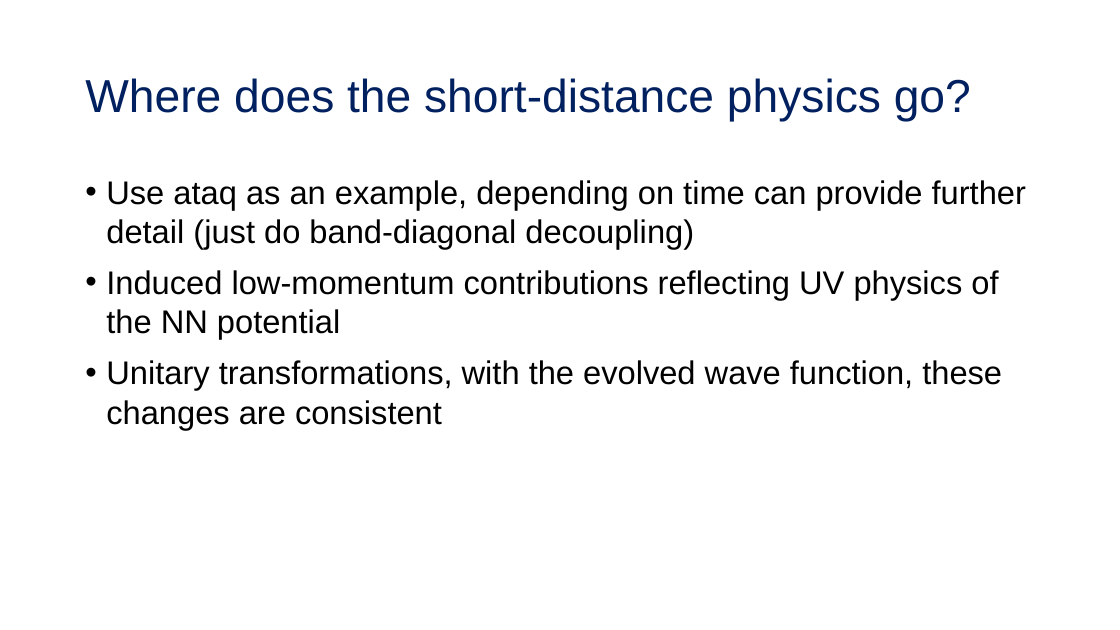
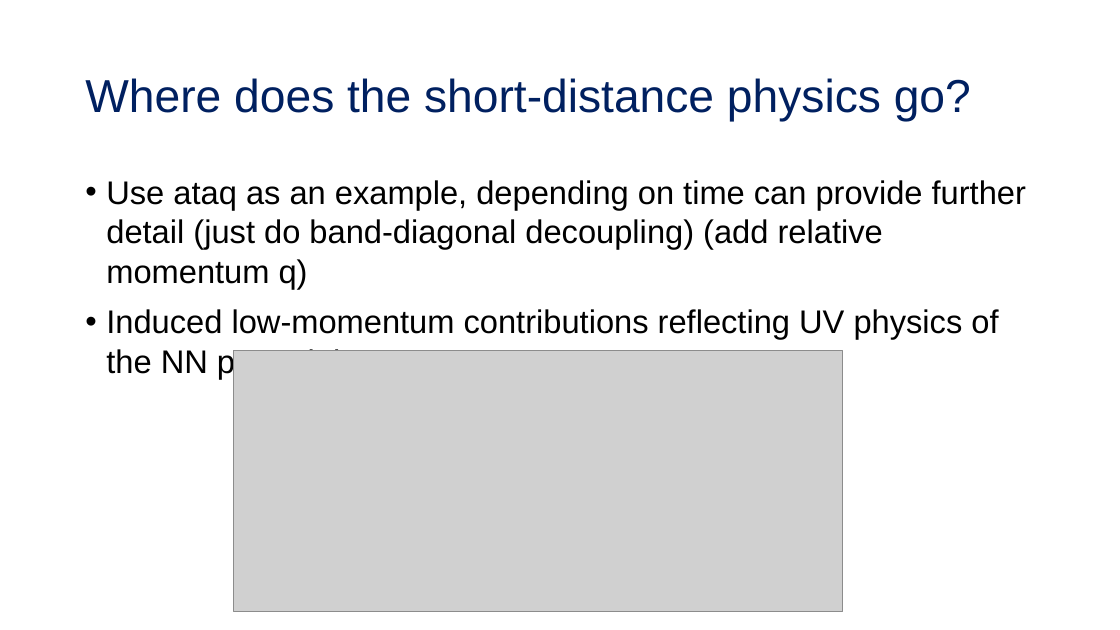
Before and after one commit to tropiano4/tropiano-srg, a slide deck: slide 13 of Presentations/NUCLEI_June2020/tropiano_nuclei_2020.pptx (slide 11 before the commit). Drawn at 1120x630 pixels with LibreOffice and Linux fonts; fonts in the diff are those of the drawing; grey boxes stand for pictures. Boxes give left, top, right and bottom in pixels: in the first picture for what was removed or moved away, otherwise in the second. Text is boxed around its words. In the diff, an @@ line names an element or a change of style, - is before the commit and + after.

```diff
--- a/Presentations/NUCLEI_June2020/tropiano_nuclei_2020.pptx
+++ b/Presentations/NUCLEI_June2020/tropiano_nuclei_2020.pptx
@@ text at <box>106,180,1026,288</box>: text changed @@
-• Use ataq as an example, depending on time can provide further detail (just do band-diagonal decoupling)
+• Use ataq as an example, depending on time can provide further detail (just do band-diagonal decoupling) (add relative momentum q)
@@ picture added at <box>234,350,843,612</box> @@
@@ text at <box>106,360,1002,429</box>: paragraph removed @@
-• Unitary transformations, with the evolved wave function, these changes are consistent
```
Also in this commit, not shown: 8 other slides changed, 6 slides added, 1 slide removed, 1 other file.
